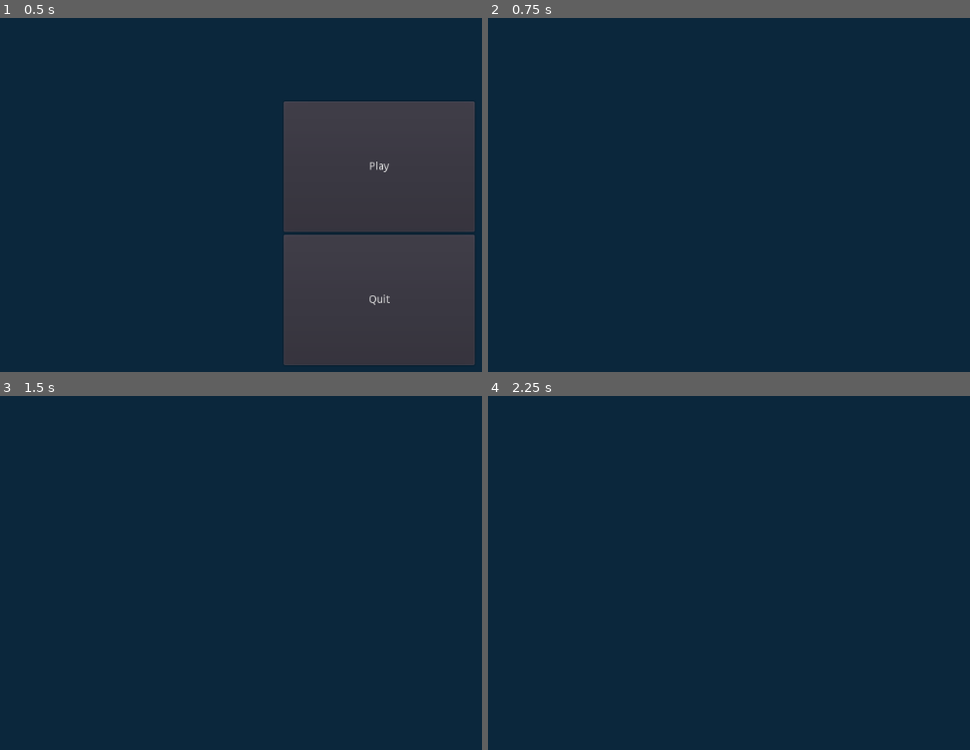
Above: before the commit, frames 1-4 (two rows, left to right).
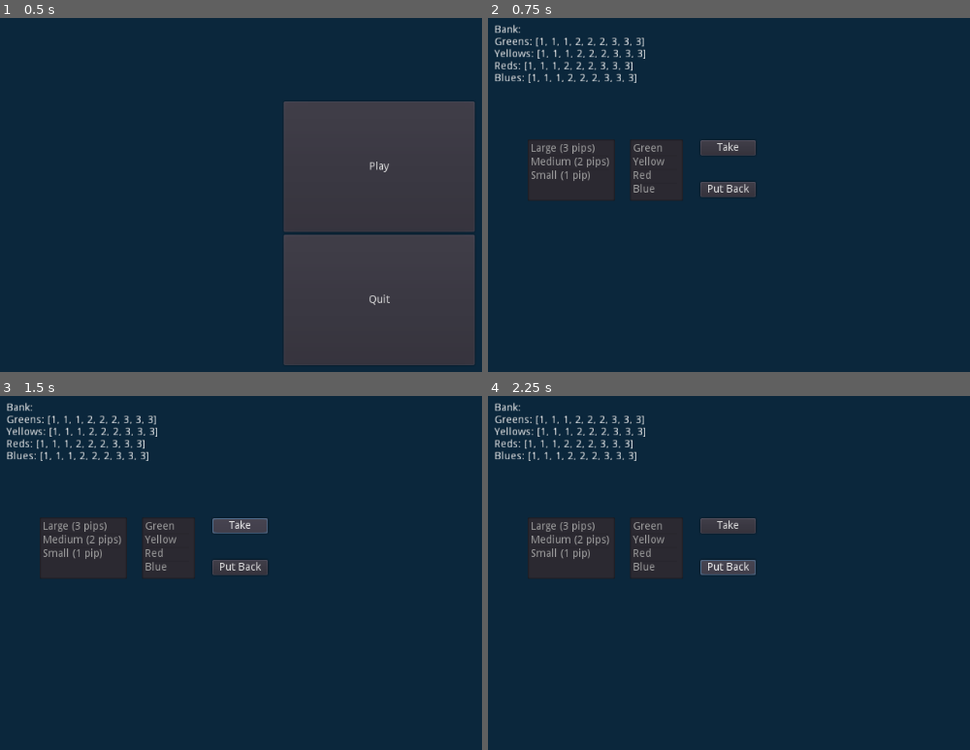
Above: after the commit, the same moments.

Repository: hamzasclone2/homeworlds
Game: Godot game, scene res://MainMenu.tscn
Two runs of this game, one before a commit and one after it. Both use one fixed random seed, a clock stepped at 60 frames per second and the inputs below.
Inputs (mouse positions are in pixels of both pictures, inside the frame that each line leads up to):
- Up to frame 1 (0.5 s): no input
- Up to frame 2 (0.75 s): click "Play" at 0.5 s
- Up to frame 3 (1.5 s): click (241, 526) at 1.25 s, where only the run after the commit has a clickable "Take"
- Up to frame 4 (2.25 s): click (729, 565) at 2 s, where only the run after the commit has a clickable "Put Back"

Frame 1 is identical in both runs. In frame 2, 6.9% of the frame differs, in the area x 1-56%, y 1-52%; in frame 3, 6.9%; in frame 4, 6.9%.

Commit message:
created Bank

Diff:
--- /dev/null
+++ b/Bank.gd
@@ -0,0 +1,51 @@
+extends Node2D
+
+onready var available_greens = []
+onready var available_yellows = []
+onready var available_reds = []
+onready var available_blues = []
+
+onready var gLabel: Label = get_node("GreenLabel")
+onready var yLabel: Label = get_node("YellowLabel")
+onready var rLabel: Label = get_node("RedLabel")
+onready var bLabel: Label = get_node("BlueLabel")
+
+func initialize():
+	available_greens = [1, 1, 1, 2, 2, 2, 3, 3, 3,]
+	available_yellows = [1, 1, 1, 2, 2, 2, 3, 3, 3,]
+	available_reds = [1, 1, 1, 2, 2, 2, 3, 3, 3,]
+	available_blues = [1, 1, 1, 2, 2, 2, 3, 3, 3,]
+
+func _process(delta):
+	available_greens.sort()
+	available_yellows.sort()
+	available_reds.sort()
+	available_blues.sort()
+	gLabel.text = "Greens: " + String(available_greens)
+	yLabel.text = "Yellows: " + String(available_yellows)
+	rLabel.text = "Reds: " + String(available_reds)
+	bLabel.text = "Blues: " + String(available_blues)
+
+func takeGreen(size):
+	available_greens.erase(size)
+
+func takeYellow(size):
+	available_yellows.erase(size)
+
+func takeRed(size):
+	available_reds.erase(size)
+
+func takeBlue(size):
+	available_blues.erase(size)
+
+func putBackGreen(size):
+	available_greens.append(size)
+
+func putBackYellow(size):
+	available_yellows.append(size)
+
+func putBackRed(size):
+	available_reds.append(size)
+
+func putBackBlue(size):
+	available_blues.append(size)
--- /dev/null
+++ b/Bank.tscn
@@ -0,0 +1,50 @@
+[gd_scene load_steps=2 format=2]
+
+[ext_resource path="res://Bank.gd" type="Script" id=1]
+
+[node name="Bank" type="Node2D"]
+script = ExtResource( 1 )
+
+[node name="Label" type="Label" parent="."]
+margin_right = 40.0
+margin_bottom = 14.0
+text = "Bank:"
+__meta__ = {
+"_edit_use_anchors_": false
+}
+
+[node name="GreenLabel" type="Label" parent="."]
+margin_top = 16.0
+margin_right = 40.0
+margin_bottom = 30.0
+text = "Greens:"
+__meta__ = {
+"_edit_use_anchors_": false
+}
+
+[node name="YellowLabel" type="Label" parent="."]
+margin_top = 32.0
+margin_right = 50.0
+margin_bottom = 46.0
+text = "Yellows:"
+__meta__ = {
+"_edit_use_anchors_": false
+}
+
+[node name="RedLabel" type="Label" parent="."]
+margin_top = 48.0
+margin_right = 50.0
+margin_bottom = 62.0
+text = "Reds:"
+__meta__ = {
+"_edit_use_anchors_": false
+}
+
+[node name="BlueLabel" type="Label" parent="."]
+margin_top = 63.5
+margin_right = 50.0
+margin_bottom = 77.5
+text = "Blues:"
+__meta__ = {
+"_edit_use_anchors_": false
+}
--- /dev/null
+++ b/Test.gd
@@ -0,0 +1,46 @@
+extends Node2D
+
+onready var bank = get_node("Bank")
+onready var sizeSelector = get_node("SizeSelector")
+onready var colorSelector = get_node("ColorSelector")
+
+func _ready():
+	bank.initialize()
+
+
+func _on_TakeButton_button_up():
+	var size
+	if(Array(sizeSelector.get_selected_items()) == [0]):
+		size = 3
+	elif(Array(sizeSelector.get_selected_items()) == [1]):
+		size = 2
+	elif(Array(sizeSelector.get_selected_items()) == [2]):
+		size = 1
+
+	if(Array(colorSelector.get_selected_items()) == [0]):
+		bank.takeGreen(size)
+	elif(Array(colorSelector.get_selected_items()) == [1]):
+		bank.takeYellow(size)
+	if(Array(colorSelector.get_selected_items()) == [2]):
+		bank.takeRed(size)
+	if(Array(colorSelector.get_selected_items()) == [3]):
+		bank.takeBlue(size)
+
+
+func _on_PutBackButton_button_up():
+	var size
+	if(Array(sizeSelector.get_selected_items()) == [0]):
+		size = 3
+	elif(Array(sizeSelector.get_selected_items()) == [1]):
+		size = 2
+	elif(Array(sizeSelector.get_selected_items()) == [2]):
+		size = 1
+
+	if(Array(colorSelector.get_selected_items()) == [0]):
+		bank.putBackGreen(size)
+	elif(Array(colorSelector.get_selected_items()) == [1]):
+		bank.putBackYellow(size)
+	if(Array(colorSelector.get_selected_items()) == [2]):
+		bank.putBackRed(size)
+	if(Array(colorSelector.get_selected_items()) == [3]):
+		bank.putBackBlue(size)
--- a/Test.tscn
+++ b/Test.tscn
@@ -1,6 +1,10 @@
-[gd_scene format=2]
+[gd_scene load_steps=3 format=2]
 
-[node name="Node2D" type="Node2D"]
+[ext_resource path="res://Bank.tscn" type="PackedScene" id=1]
+[ext_resource path="res://Test.gd" type="Script" id=2]
+
+[node name="Test" type="Node2D"]
+script = ExtResource( 2 )
 
 [node name="ColorRect" type="ColorRect" parent="."]
 margin_right = 1029.0
@@ -9,3 +13,48 @@
 __meta__ = {
 "_edit_use_anchors_": false
 }
+
+[node name="Bank" parent="." instance=ExtResource( 1 )]
+position = Vector2( 20.1815, 24.386 )
+
+[node name="SizeSelector" type="ItemList" parent="."]
+margin_left = 64.3019
+margin_top = 176.0
+margin_right = 179.302
+margin_bottom = 257.0
+items = [ "Large (3 pips)", null, false, "Medium (2 pips)", null, false, "Small (1 pip)", null, false ]
+__meta__ = {
+"_edit_use_anchors_": false
+}
+
+[node name="ColorSelector" type="ItemList" parent="."]
+margin_left = 199.407
+margin_top = 176.0
+margin_right = 269.407
+margin_bottom = 257.0
+items = [ "Green", null, false, "Yellow", null, false, "Red", null, false, "Blue", null, false ]
+__meta__ = {
+"_edit_use_anchors_": false
+}
+
+[node name="TakeButton" type="Button" parent="."]
+margin_left = 292.0
+margin_top = 177.0
+margin_right = 365.0
+margin_bottom = 197.0
+text = "Take"
+__meta__ = {
+"_edit_use_anchors_": false
+}
+
+[node name="PutBackButton" type="Button" parent="."]
+margin_left = 292.0
+margin_top = 231.688
+margin_right = 365.0
+margin_bottom = 251.688
+text = "Put Back"
+__meta__ = {
+"_edit_use_anchors_": false
+}
+[connection signal="button_up" from="TakeButton" to="." method="_on_TakeButton_button_up"]
+[connection signal="button_up" from="PutBackButton" to="." method="_on_PutBackButton_button_up"]
